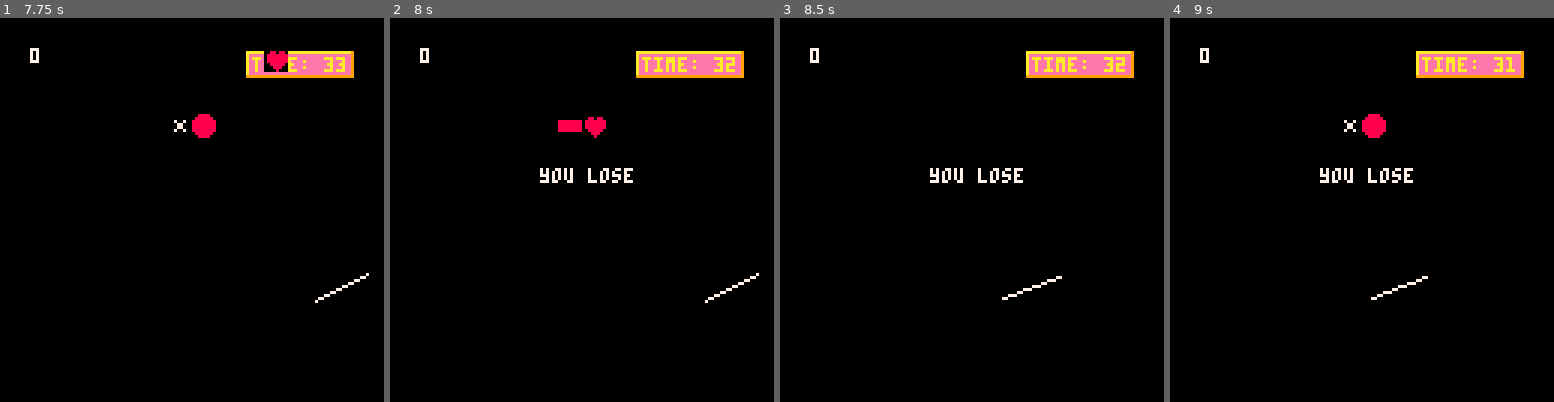
Above: before the commit, frames 1-4 (left to right).
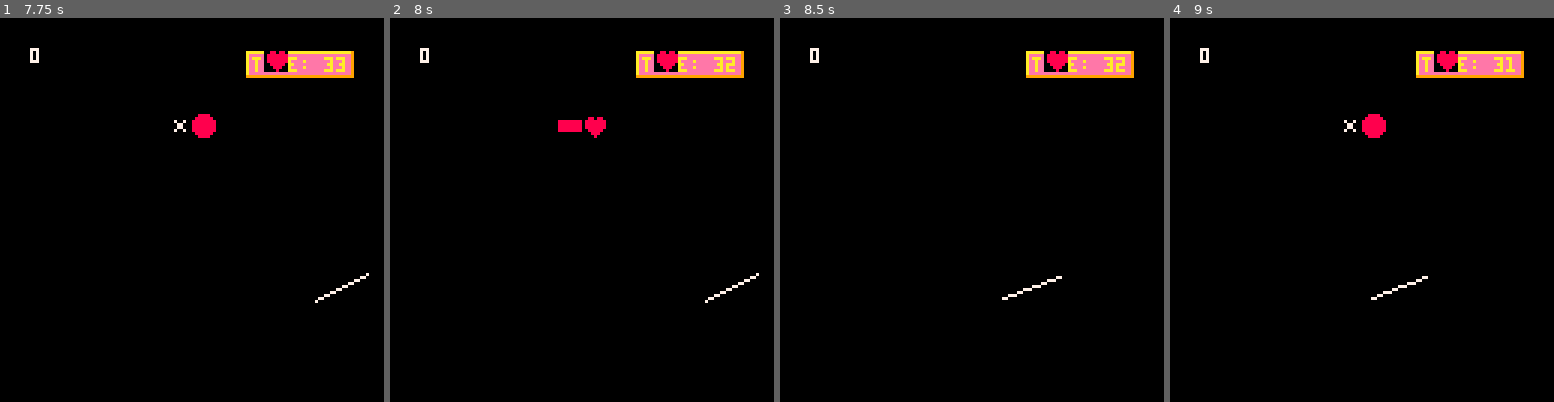
Above: after the commit, the same moments.

Repository: Acedio/jest
Game: PICO-8 cartridge game.p8
Two runs of this game, one before a commit and one after it. Both use one fixed random seed, a clock stepped at 60 frames per second and the inputs below.
Inputs:
- Up to frame 1 (7.75 s): tap X (X key) at 0.33, 1.07, 1.85, 2.97, 4.08, 5.2, 6.32, 7.43 s; tap O (Z key) at 0.7, 1.7, 2.1, 2.5, 2.9, 3.3, 3.7, 4.1, 4.5, 4.9, 5.3, 5.7, 6.1, 6.5, 6.9, 7.3, 7.7 s; hold Right 1.6-2.1 s; hold Right 2.47-3.03 s; hold Left 3.08-3.58 s; hold Right 4.02-4.68 s; hold Left 5.08-5.68 s; hold Right 6.08-6.58 s; hold Right 6.63-7.13 s; hold Right from 7.5 s (still down)
- Up to frame 2 (8 s): keep holding Right
- Up to frame 3 (8.5 s): release Right at 8.07 s; tap O (Z key) at 8.1 s; hold Left from 8.12 s (still down)
- Up to frame 4 (9 s): tap O (Z key) at 8.5, 8.9 s; tap X (X key) at 8.55 s; release Left at 8.62 s

Frame 1 is identical in both runs. In frame 2, 0.8% of the frame differs, in the area x 39-75%, y 8-43%; in frame 3, 0.8%; in frame 4, 0.8%.

Commit message:
Throw sound and potion effect.

Diff:
--- a/game_lib.lua
+++ b/game_lib.lua
@@ -45,14 +45,14 @@
     rethrow_delay_start=rethrow_delay_start,
 
     object_types = {
-      {good=true},
-      {good=true},
-      {good=true},
-      {good=false},
-      {good=false},
-      {good=true},
-      {good=true},
-      {good=true},
+      "good",
+      "potion",
+      "good",
+      "bad",
+      "bad",
+      "good",
+      "good",
+      "good",
     },
 
     audience_state=audience_init(),
@@ -139,6 +139,7 @@
 
   function throw(state)
     local object = flr(rnd(8)) + 1
+    sfx(23)
 		add(state.balllist, {ballx=1,bally=1,ballvx=1,ballvy=0,object_type=object})
   end
 
@@ -294,11 +295,11 @@
         vx*=-1
     end
 
-    local good_object = state.object_types[ballstate.object_type].good
+    local object_type = state.object_types[ballstate.object_type]
     if y>90 then
       del(state.balllist,ballstate)
       state.rethrow_count += 1
-      if good_object then
+      if object_type == "good" then
         state.health-=1
         y=90
         vy*=-1
@@ -325,14 +326,19 @@
         y -= distanceneed*cos(state.angle)
         x	-=	distanceneed*sin(state.angle)
 
-      if good_object then
+      if object_type == "good" then
         vx,vy=countcollision(vx,vy,state.angle)
         state.score+=1
         sfx(1)
         ballstateStr="collision"
       else
-        state.health-=1
-        state.score-=5
+        if object_type == "potion" then
+          state.paddle_speed += 1.5
+        else
+          -- bad thing
+          state.health-=1
+          state.score-=5
+        end
         del(state.balllist,ballstate)
         sfx(17)
         state.rethrow_count += 1
